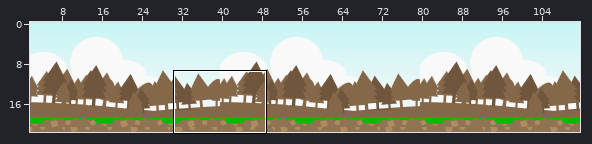
Level history. Tiled map: maps/mapa.tmx. The picture above shows the old version from afar; the outline marks the close-up.
Close-up. Old version:
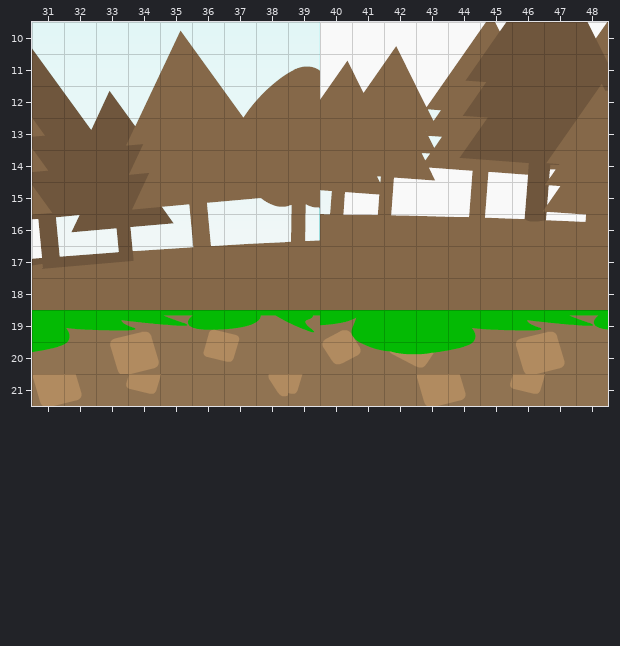
Cells are 32x32 px. Shown: x 31..48, y 10..21. The commit also changed other parts of the map, which this record leaves out.
After:
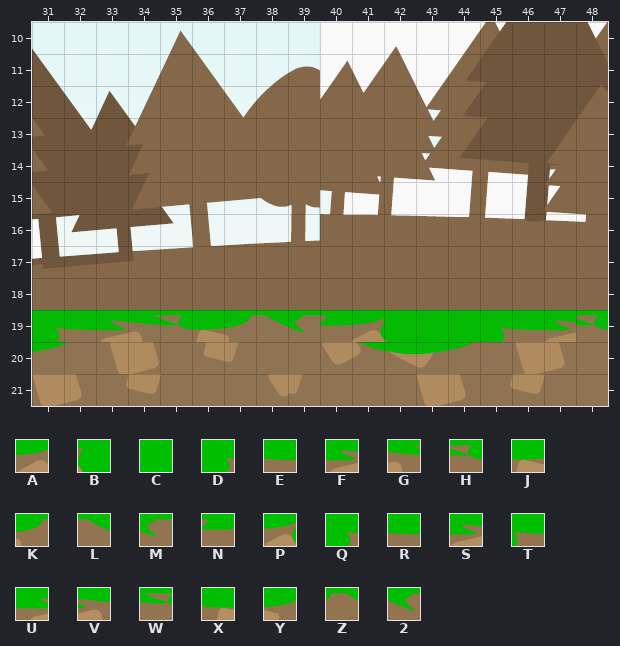
Key: from "floresta": A 800 "ground", B 801 "ground", C 802 "ground", D 804 "ground", E 805 "ground", F 806 "ground", G 807 "ground", H 808 "ground", J 809 "ground", K 810 "ground", L 811 "ground", M 812 "ground", N 813 "ground", P 814 "ground", Q 818 "ground", R 819 "ground", S 820 "ground", T 832 "ground", U 833 "ground", V 834 "ground", W 835 "ground", X 836 "ground", Y 837 "ground", Z 838 "ground", 2 839 "ground".
_ is an empty cell.
Diff:
{"where": "layer \"Camada de Tiles 1\""}
{"y":19,"x":31,"old":"CTUVWXYZ2AB","new":"DEFGHJKLMNP"}
{"y":19,"x":44,"old":"DEFG","new":"CQRS"}
